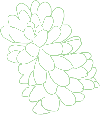
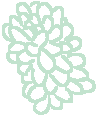
Revision of a layered (100, 115) image; what changed, layer by layer:
added layer "Layer 5" above "Layer 6" over <box>2,1,96,115</box>
added layer "Layer 6" above "Layer 3" over <box>2,1,96,115</box>
hid "Layer 3" over <box>0,0,100,115</box>
hid "Layer 4" over <box>0,0,100,115</box>
